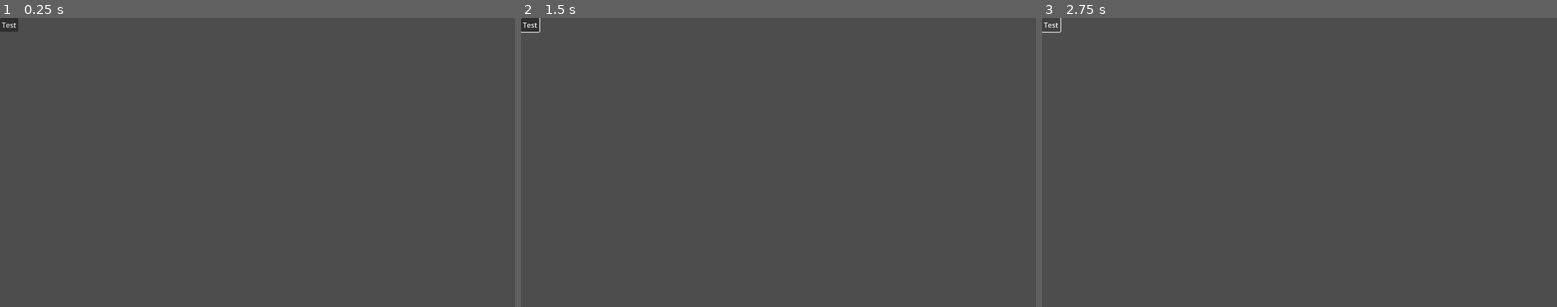
Above: before the commit, frames 1-3 (left to right).
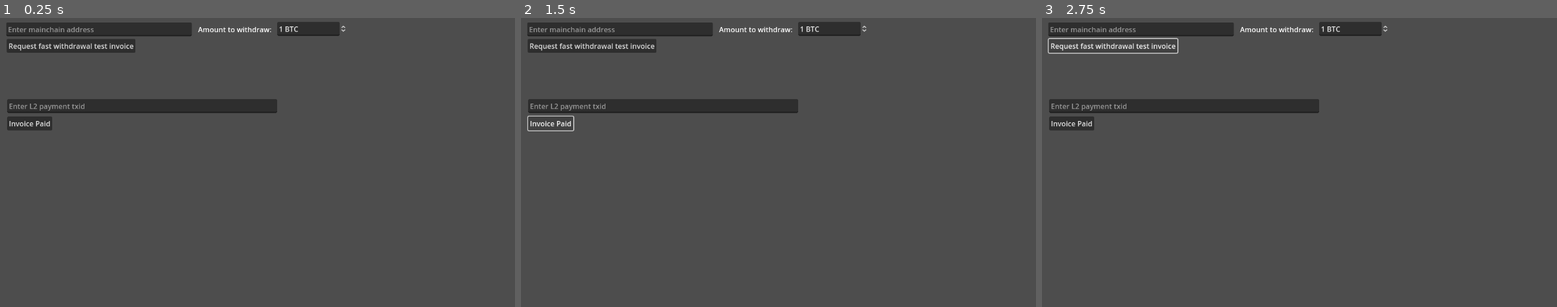
Above: after the commit, the same moments.

Repository: LayerTwo-Labs/fast-withdraw-client
Game: Godot game, scene res://client_menu.tscn
Two runs of this game, one before a commit and one after it. Both use one fixed random seed, a clock stepped at 60 frames per second and the inputs below.
Inputs (mouse positions are in pixels of both pictures, inside the frame that each line leads up to):
- Up to frame 1 (0.25 s): no input
- Up to frame 2 (1.5 s): click "Test" (after the commit: "Request fast withdrawal test …") at 0.5 s; click (551, 122) at 1.25 s, where only the run after the commit has a clickable "Invoice Paid"
- Up to frame 3 (2.75 s): click "Test" (after the commit: "Request fast withdrawal test …") at 2 s

The runs differ from the first frame. In frame 1, 6.3% of the frame differs, in the area x 0-68%, y 0-39%; in frame 2, 6.1%; in frame 3, 5.6%.

Commit message:
Test fast withdraw request

Diff:
--- a/client.gd
+++ b/client.gd
@@ -9,10 +9,39 @@
 	peer.create_client(SERVER_1, PORT)
 	multiplayer.multiplayer_peer = peer
 
-	print("Client started. Connected to ID: ", peer.get_unique_id())
-	print("Is it a server?: ", multiplayer.is_server())
+	$"/root/Net".fast_withdraw_invoice.connect(_on_fast_withdraw_invoice)
+	$"/root/Net".fast_withdraw_complete.connect(_on_fast_withdraw_complete)
+
+	print("Client started. Peer ID: ", peer.get_unique_id())
 
 
 func _on_button_test_pressed() -> void:
 	# Send fast withdraw request only to server
-	$"/root/Net".request_fast_withdraw.rpc_id(1, 21.0)
+	$"/root/Net".request_fast_withdraw.rpc_id(1, $SpinBoxAmount.value, $LineEditMainchainAddress.text)
+
+
+func _on_button_test_complete_pressed() -> void:
+	# Tell the server we paid
+	var txid : String = $LineEditTXID.text
+	$"/root/Net".invoice_paid.rpc_id(1, txid, $SpinBoxAmount.value, $LineEditMainchainAddress.text)
+
+
+func _on_fast_withdraw_invoice(amount : float, destination: String) -> void:
+	print("Received fast withdraw invoice!")
+	print("Amount: ", amount)
+	print("Destination: ", destination)
+
+	var invoice_text = "Fast withdraw request received!\n"
+	invoice_text += str("Send ", amount, " BTC to ", destination, "\n")
+	invoice_text += "Then enter the L2 txid and hit invoice paid"
+
+	$LabelInvoice.text = invoice_text
+
+
+func _on_fast_withdraw_complete(txid: String, amount : float, destination: String) -> void:
+	print("Fast withdraw complete!")
+	print("TxID: ", txid)
+	print("Amount: ", amount)
+	print("Destination: ", destination)
+
+	$LabelComplete.text = str("Withdraw complete: ", txid)
--- a/client_menu.tscn
+++ b/client_menu.tscn
@@ -13,9 +13,68 @@
 
 [node name="ButtonTest" type="Button" parent="."]
 layout_mode = 0
-offset_right = 8.0
-offset_bottom = 8.0
-text = "Test
+offset_left = 15.0
+offset_top = 47.0
+offset_right = 303.0
+offset_bottom = 78.0
+text = "Request fast withdrawal test invoice"
+
+[node name="LineEditMainchainAddress" type="LineEdit" parent="."]
+layout_mode = 0
+offset_left = 14.0
+offset_top = 10.0
+offset_right = 429.0
+offset_bottom = 41.0
+placeholder_text = "Enter mainchain address"
+
+[node name="LabelInvoice" type="Label" parent="."]
+layout_mode = 0
+offset_left = 22.0
+offset_top = 90.0
+offset_right = 62.0
+offset_bottom = 113.0
+
+[node name="ButtonTestComplete" type="Button" parent="."]
+layout_mode = 0
+offset_left = 16.0
+offset_top = 221.0
+offset_right = 117.0
+offset_bottom = 252.0
+text = "Invoice Paid"
+
+[node name="LineEditTXID" type="LineEdit" parent="."]
+layout_mode = 0
+offset_left = 16.0
+offset_top = 182.0
+offset_right = 620.0
+offset_bottom = 213.0
+placeholder_text = "Enter L2 payment txid"
+
+[node name="LabelComplete" type="Label" parent="."]
+layout_mode = 0
+offset_left = 19.0
+offset_top = 264.0
+offset_right = 550.0
+offset_bottom = 287.0
+
+[node name="SpinBoxAmount" type="SpinBox" parent="."]
+layout_mode = 0
+offset_left = 620.0
+offset_top = 9.0
+offset_right = 776.0
+offset_bottom = 40.0
+min_value = 1.0
+value = 1.0
+suffix = "BTC"
+
+[node name="Label" type="Label" parent="."]
+layout_mode = 0
+offset_left = 443.0
+offset_top = 14.0
+offset_right = 608.0
+offset_bottom = 37.0
+text = "Amount to withdraw:
 "
 
 [connection signal="pressed" from="ButtonTest" to="." method="_on_button_test_pressed"]
+[connection signal="pressed" from="ButtonTestComplete" to="." method="_on_button_test_complete_pressed"]
--- a/net.gd
+++ b/net.gd
@@ -1,14 +1,50 @@
 extends Node
 
 # Server signals
-signal fast_withdraw_requested(amount: float)
+signal fast_withdraw_requested(peer : int, amount: float, destination: String)
+signal fast_withdraw_invoice_paid(peer : int, txid: String, amount: float, destination: String)
 
 # Client signals
+signal fast_withdraw_invoice(amount: float, destination: String)
+signal fast_withdraw_complete(txid: String, amount: float, destination: String)
 
 # TODO add params: SC #, MC fee, MC destination
 @rpc("any_peer", "call_remote", "reliable")
-func request_fast_withdraw(amount : float) -> void:
+func request_fast_withdraw(amount : float, destination : String) -> void:
 	print("Received fast withdrawal request")
 	print("Amount: ", amount)
+	print("Destination: ", destination)
+	print("Peer: ", multiplayer.get_remote_sender_id())
 
-	fast_withdraw_requested.emit(amount)
+	fast_withdraw_requested.emit(multiplayer.get_remote_sender_id(), amount, destination)
+
+
+@rpc("authority", "call_remote", "reliable")
+func receive_fast_withdraw_invoice(amount : float, destination : String) -> void:
+	print("Received fast withdrawal invoice")
+	print("Amount: ", amount)
+	print("Destination: ", destination)
+	print("Peer: ", multiplayer.get_remote_sender_id())
+
+	fast_withdraw_invoice.emit(amount, destination)
+
+
+@rpc("any_peer", "call_remote", "reliable")
+func invoice_paid(txid: String, amount : float, destination : String) -> void:
+	print("Paid fast withdrawal invoice")
+	print("Amount: ", amount)
+	print("Destination: ", destination)
+	print("Txid: ", txid)
+	print("Peer: ", multiplayer.get_remote_sender_id())
+
+	fast_withdraw_invoice_paid.emit(multiplayer.get_remote_sender_id(), txid, amount, destination)
+
+
+@rpc("authority", "call_remote", "reliable")
+func withdraw_complete(txid: String, amount : float, destination : String) -> void:
+	print("Fast withdraw completed!")
+	print("Amount: ", amount)
+	print("Destination: ", destination)
+	print("Txid: ", txid)
+
+	fast_withdraw_complete.emit(txid, amount, destination)
